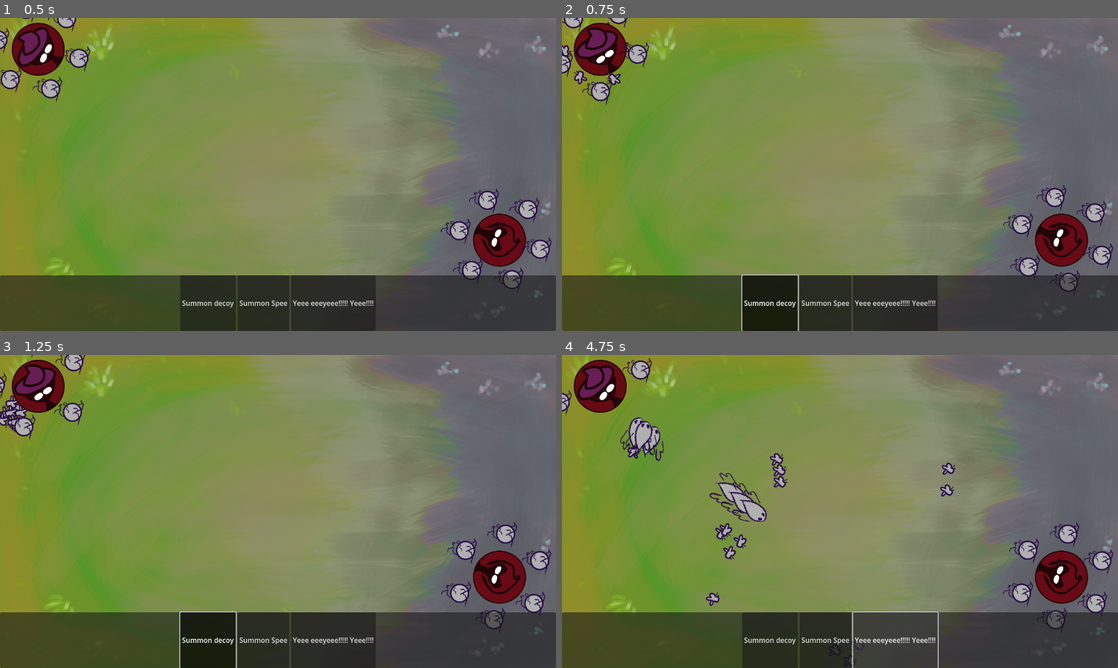
Above: before the commit, frames 1-4 (two rows, left to right).
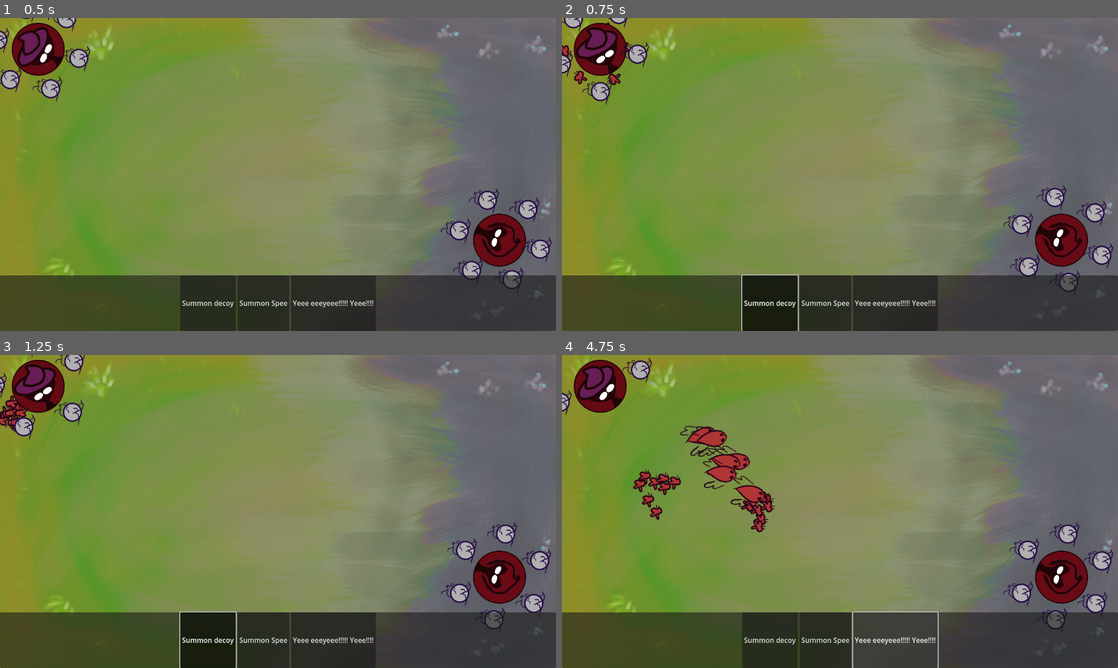
Above: after the commit, the same moments.

Repository: Erinaaaaaaa/Summoners-of-Buge
Game: Godot game, scene res://scenes/battlefield.tscn
The game is run twice, just before and just after one commit, with the same random seed, the same clock (stepped at 60 frames per second) and the same inputs.
Inputs:
- Up to frame 1 (0.5 s): no input
- Up to frame 2 (0.75 s): click "Summon decoy" at 0.5 s
- Up to frame 3 (1.25 s): no input
- Up to frame 4 (4.75 s): click "Summon Spee" at 1.25 s; click "Yeee eeeyeee!!!!! Yeee!!!!" at 2 s; click "Summon decoy" at 2.75 s; click "Summon Spee" at 3.5 s; click "Yeee eeeyeee!!!!! Yeee!!!!" at 4.25 s

Frame 1 is identical in both runs. In frame 2, 0.2% of the frame differs, in the area x 0-12%, y 1-22%; in frame 3, 0.3%; in frame 4, 3.7%, in the area x 10-71%, y 19-100%.

Commit message:
Team color and allegiance

Diff:
--- a/entities/boid.gd
+++ b/entities/boid.gd
@@ -57,6 +57,13 @@
 	var angle = randf_range(0, 2*PI)
 	velocity = Vector2.RIGHT.rotated(angle) * 50 #base speed
 	current_behavior = Behavior.NEUTRAL
+
+	match team:
+		Enums.Team.RED:
+			modulate = Color(1, 0.3, 0.3)
+		Enums.Team.BLUE:
+			modulate = Color(0.3, 0.3, 1)
+
 	$LifetimeTimer.wait_time = lifetime
 	$LifetimeTimer.start()
 
@@ -75,11 +82,11 @@
 	global_position += velocity * delta
 
 	# Keep inbounds.
-	torus_warp()
+	check_bounds()
 
 	rotation = velocity.angle()
 
-func torus_warp():
+func check_bounds():
 	if global_position.x < 0:
 		velocity.x *= -1
 	if global_position.y < 0:
@@ -156,11 +163,11 @@
 
 ## Check if other is a prey.
 func is_prey(other: Boid) -> bool:
-	return other.damage_priority < self.damage_priority
+	return other.team != self.team and other.damage_priority < self.damage_priority
 
 ## Check if other is a predator.
 func is_predator(other: Boid) -> bool:
-	return other.damage_priority > self.damage_priority
+	return other.team != self.team and other.damage_priority > self.damage_priority
 
 ## Check aggression mode.
 func check_aggression(other: Boid) -> Behavior:
--- a/entities/wizard.gd
+++ b/entities/wizard.gd
@@ -12,7 +12,6 @@
 
 
 #--- Non-inspector exposed vars ---
-var my_boids = []
 var mana = max_mana
 
 var player_wizard : Wizard
@@ -99,6 +98,8 @@
 	while i > 0:
 		var summon_pos = circle_around(summon_pivot,30*pow(i,0.5),((i+1)*PI*2)/6)
 		var boid = cast_spawn_boid(spell_name,summon_pos,summon_pivot.angle_to_point(pos))
+		boid.type = spell_name
+		boid.connect("deleted", boid_killed)
 		i -= 1
 
 	# Update the casts left
@@ -108,6 +109,9 @@
 
 func cast_spawn_boid(boid_name, pos, rot):
 	return battlefield.add_boid(boid_name, team, pos)
+
+func boid_killed(boid:Boid):
+	casts_left[boid.type] += 1
 
 func die():
 	wizard_on_death()
--- a/entities/wizard_player.gd
+++ b/entities/wizard_player.gd
@@ -9,24 +9,3 @@
 		battlefield.player = self
 
 	look_at(get_viewport().get_mouse_position())
-
-func _input(event):
-	return
-	# Mouse in viewport coordinates.
-	if event is InputEventMouseButton:
-		if event.button_index == MOUSE_BUTTON_LEFT and event.pressed:
-
-			for i in range(5):
-				var p = ParticlesManager.create_particle("cloud", battlefield)
-				p.rotation_degrees = randf_range(0,360)
-				p.global_position = event.position
-
-			cast("decoy",event.position)
-		if event.button_index == MOUSE_BUTTON_RIGHT and event.pressed:
-
-			for i in range(5):
-				var p = ParticlesManager.create_particle("cloud", battlefield)
-				p.rotation_degrees = randf_range(0,360)
-				p.global_position = event.position
-
-			cast("spee",event.position)
